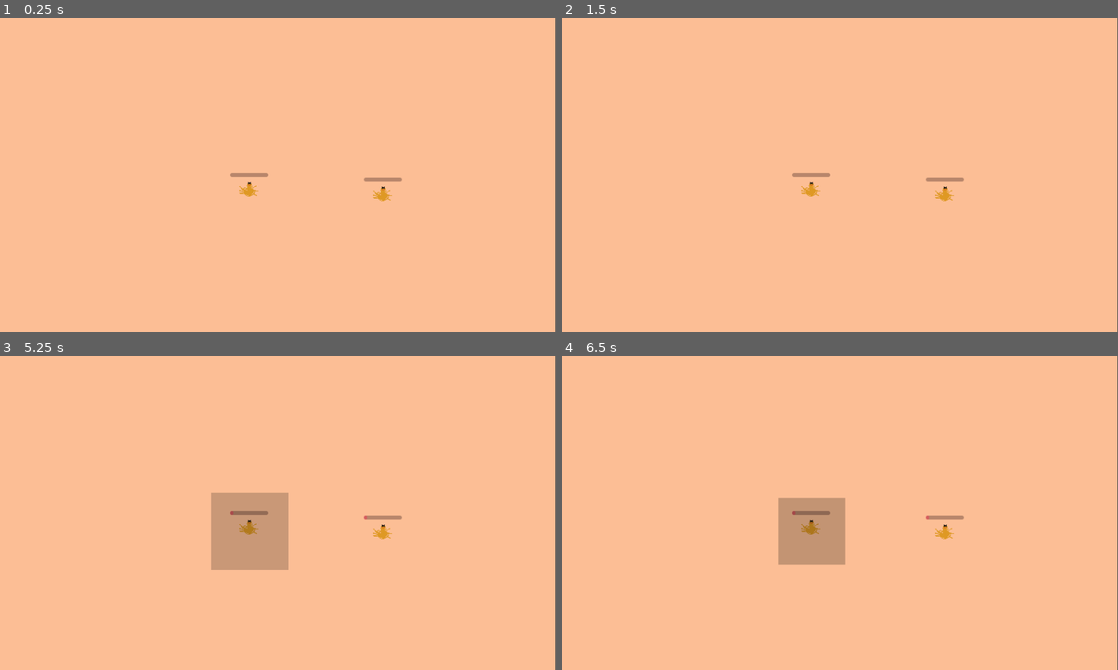
Above: before the commit, frames 1-4 (two rows, left to right).
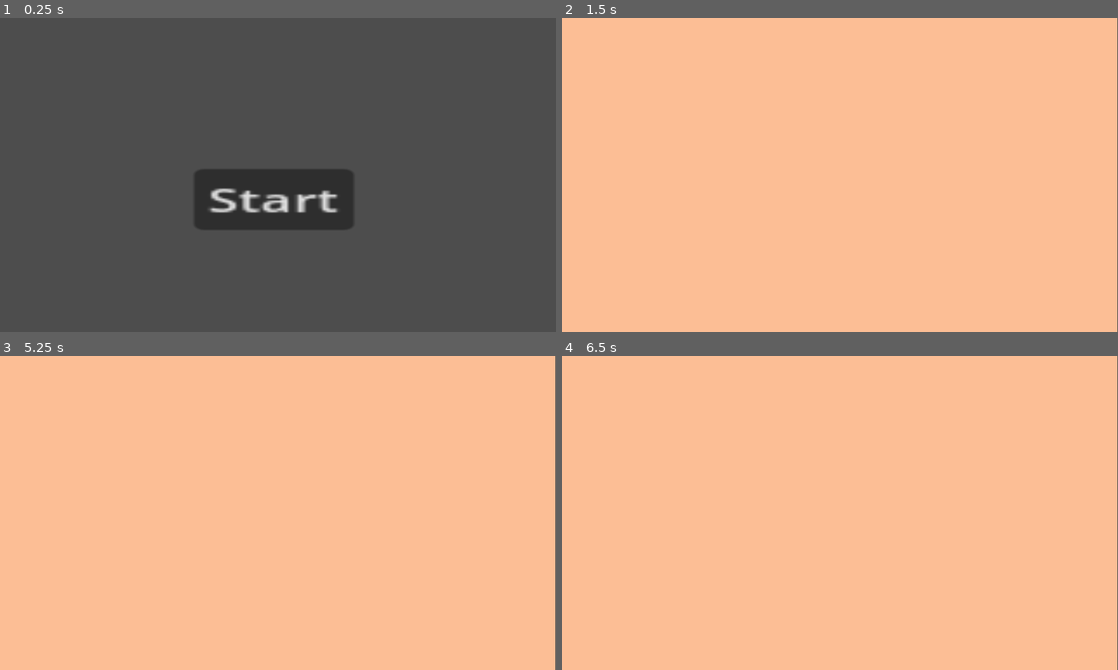
Above: after the commit, the same moments.

Repository: Topech/tick-souls
Game: Godot game, scene res://main.tscn
The game is run twice, just before and just after one commit, with the same random seed, the same clock (stepped at 60 frames per second) and the same inputs.
Inputs (mouse positions are in pixels of both pictures, inside the frame that each line leads up to):
- Up to frame 1 (0.25 s): no input
- Up to frame 2 (1.5 s): click (834, 200) at 0.5 s, where only the run after the commit has a clickable "Start"; tap Enter at 1.25 s
- Up to frame 3 (5.25 s): tap Space at 2, 3.5, 5 s; tap Enter at 2.75, 4.25 s
- Up to frame 4 (6.5 s): no input

The runs differ from the first frame. In frame 1, 100% of the frame differs, in the area x 0-100%, y 0-100%; in frame 2, 0.4%; in frame 3, 3.6%; in frame 4, 2.7%.
Error after the commit: Invalid access of index '-1.0' on a base object of type: 'Array'. (res://root_scenes/round/round.gd:22)

Commit message:
tmp: detect controllers and spawn players as needed

Diff:
--- a/controller_detector.gd
+++ b/controller_detector.gd
@@ -5,4 +5,5 @@
 	if event is InputEventJoypadButton and not event.device in Global.devices_detected:
 		Global.devices_detected.append(event.device)
 		var player = PlayerInputDevices.next_player()
-		PlayerInputDevices.set_players_device(player, event.device)
+		if player != Global.players.NO_PLAYER:
+			PlayerInputDevices.set_players_device(player, event.device)
--- a/global/global.gd
+++ b/global/global.gd
@@ -3,8 +3,11 @@
 var devices_detected: Array[int] = []
 
 enum players {
+	NO_PLAYER=0,
 	PLAYER_1=1,
 	PLAYER_2,
 	PLAYER_3,
 	PLAYER_4
 }
+
+var all_players = Array(Global.players.values()).filter(func(x): return x != Global.players.NO_PLAYER)
--- a/global/player_input_devices.gd
+++ b/global/player_input_devices.gd
@@ -1,26 +1,32 @@
 extends Node
+
+
+const INVALID_DEVICE = 120
 
 
 var _player_device_lookup = {}
 
 
-func get_players_device(player: Global.players) -> Variant:
-	return _player_device_lookup.get(player, null)
+func get_players_device(player: Global.players) -> int:
+	return _player_device_lookup.get(player, INVALID_DEVICE)
 
 
 func set_players_device(player: Global.players, device_id: int) -> void:
-	_player_device_lookup.set(player, device_id)
+	if player != Global.players.NO_PLAYER:
+		_player_device_lookup.set(player, device_id)
 
 
 func next_player() -> Variant:
-	#var assigned_players = _player_device_lookup.keys()
-	#var all_players = Array(Global.players.values())
-	#var remaining_players = all_players.filter(func(x): not assigned_players.has(Global.players.)
-	#
-	#print(assigned_players)
-	#print(Global.players.values())
-	#print(remaining_players)
-	#
-	#remaining_players.sort()
-	#return remaining_players.front()
-	return Global.players.PLAYER_1
+	var assigned_players = _player_device_lookup.keys()
+	var remaining_players = Global.all_players.filter(func(x): return not assigned_players.has(x))
+
+	if not remaining_players.is_empty():
+		remaining_players.sort()
+		return remaining_players.front()
+	else:
+		return Global.players.NO_PLAYER
+
+
+func get_all_players() -> Array:
+	var all_players = _player_device_lookup.keys()
+	return all_players
--- a/main.gd
+++ b/main.gd
@@ -1,24 +1,10 @@
-extends Node2D
+extends Node
 
 
 
-func _ready() -> void:
-	$TweezerSpawnTimer.wait_time = 5
-	$TweezerSpawnTimer.start()
 
-
-func _on_tweezers_tweezed_player(player: Player) -> void:
-	player.tweeze()
-
-
-func _on_tweezers_failed(tweezer: Tweezers) -> void:
-	tweezer.queue_free()
-
-
-func _on_timer_timeout() -> void:
-	var tweezers = preload("res://tweezers/tweezers.tscn").instantiate()
-	tweezers.target_node = $Player1
-	add_child(tweezers)
-	tweezers.failed.connect(_on_tweezers_failed)
-	$TweezerSpawnTimer.wait_time = 10
-	#$TweezerSpawnTimer.start()
+func _on_main_menu_start_game() -> void:
+	var round = preload("res://root_scenes/round/round.tscn").instantiate()
+	add_child(round)
+	var main_menu = $MainMenu
+	remove_child(main_menu)
--- a/main.tscn
+++ b/main.tscn
@@ -1,56 +1,11 @@
-[gd_scene load_steps=7 format=3 uid="uid://ll1pmd436rgx"]
+[gd_scene load_steps=3 format=3 uid="uid://03xm4jacqy08"]
 
-[ext_resource type="Script" uid="uid://c3s7xjasqsoxb" path="res://main.gd" id="1_h2yge"]
-[ext_resource type="PackedScene" uid="uid://bkr5pvw2bknjq" path="res://player/player.tscn" id="1_ig7tw"]
-[ext_resource type="Script" uid="uid://bngwc846ablmb" path="res://controller_detector.gd" id="2_h2yge"]
+[ext_resource type="Script" uid="uid://bnudllfry4dfd" path="res://main.gd" id="1_h2yge"]
+[ext_resource type="PackedScene" uid="uid://c8nfxa5msculm" path="res://root_scenes/main_menu/main_menu.tscn" id="1_ig7tw"]
 
-[sub_resource type="CanvasTexture" id="CanvasTexture_ig7tw"]
-
-[sub_resource type="RectangleShape2D" id="RectangleShape2D_0xm2m"]
-size = Vector2(20, 480)
-
-[sub_resource type="RectangleShape2D" id="RectangleShape2D_h2yge"]
-size = Vector2(885, 20)
-
-[node name="Main" type="Node2D"]
+[node name="Main" type="Node"]
 script = ExtResource("1_h2yge")
 
-[node name="ControllerDetector" type="Node" parent="."]
-script = ExtResource("2_h2yge")
+[node name="MainMenu" parent="." instance=ExtResource("1_ig7tw")]
 
-[node name="CrapSkinColour" type="TextureRect" parent="."]
-modulate = Color(0.988033, 0.746327, 0.584283, 1)
-offset_right = 847.0
-offset_bottom = 481.0
-texture = SubResource("CanvasTexture_ig7tw")
-
-[node name="Wall" type="StaticBody2D" parent="."]
-
-[node name="CollisionShape2D" type="CollisionShape2D" parent="Wall"]
-position = Vector2(-8, 241)
-shape = SubResource("RectangleShape2D_0xm2m")
-
-[node name="CollisionShape2D2" type="CollisionShape2D" parent="Wall"]
-position = Vector2(855, 241)
-shape = SubResource("RectangleShape2D_0xm2m")
-
-[node name="CollisionShape2D3" type="CollisionShape2D" parent="Wall"]
-position = Vector2(424.5, -6)
-shape = SubResource("RectangleShape2D_h2yge")
-
-[node name="CollisionShape2D4" type="CollisionShape2D" parent="Wall"]
-position = Vector2(426, 487)
-shape = SubResource("RectangleShape2D_h2yge")
-
-[node name="TweezerSpawnTimer" type="Timer" parent="."]
-wait_time = 9.95
-autostart = true
-
-[node name="Player1" parent="." instance=ExtResource("1_ig7tw")]
-position = Vector2(380, 270)
-
-[node name="Player2" parent="." instance=ExtResource("1_ig7tw")]
-position = Vector2(584, 277)
-device_id = 1
-
-[connection signal="timeout" from="TweezerSpawnTimer" to="." method="_on_timer_timeout"]
+[connection signal="start_game" from="MainMenu" to="." method="_on_main_menu_start_game"]
--- a/player/player.gd
+++ b/player/player.gd
@@ -1,11 +1,12 @@
 class_name Player extends Node2D
 
 
-@export var device_id: int
+# contoller support
+@export var player_id := Global.players.NO_PLAYER
+@onready var device_id: int = PlayerInputDevices.get_players_device(player_id)
 
-
-
-@onready var metrics = $PlayerMetrics.PlayerMetrics.new()
+# data structures
+@onready var metrics = PlayerMetrics.new()
 
 # control nodes
 @onready var walk_event = $WalkEvent
@@ -19,7 +20,6 @@
 
 # ui nodes
 @onready var blood_bar = $BloodProgressBar
-
 
 
 func _process(delta: float) -> void:
--- a/player/player.tscn
+++ b/player/player.tscn
@@ -1,10 +1,9 @@
-[gd_scene load_steps=15 format=3 uid="uid://bkr5pvw2bknjq"]
+[gd_scene load_steps=14 format=3 uid="uid://bkr5pvw2bknjq"]
 
 [ext_resource type="Script" uid="uid://btblkgunmjv2b" path="res://player/player.gd" id="1_rkbax"]
 [ext_resource type="PackedScene" uid="uid://cqydmebpscy8v" path="res://input/input_direction.tscn" id="2_g1dw6"]
 [ext_resource type="Texture2D" uid="uid://dodjoysp3vick" path="res://assets/basic_tick.png" id="2_g6k8r"]
 [ext_resource type="Script" uid="uid://kod7kr5fsols" path="res://player/visual_body_2d.gd" id="3_2ieo8"]
-[ext_resource type="PackedScene" uid="uid://dyxeyuyf5ob24" path="res://player/player_metrics.tscn" id="3_g1dw6"]
 [ext_resource type="Script" uid="uid://rikx34kyj34c" path="res://player/roll_event.gd" id="7_8t03j"]
 [ext_resource type="Script" uid="uid://cmdbn34ujm0yj" path="res://player/walk_event.gd" id="8_hg6s5"]
 [ext_resource type="Script" uid="uid://cf2mh5mh8xog4" path="res://player/roll_effect.gd" id="8_rgyib"]
@@ -24,8 +23,6 @@
 [node name="MovementCollision2d" type="CollisionShape2D" parent="."]
 position = Vector2(-0.5, -7)
 shape = SubResource("RectangleShape2D_kqu6x")
-
-[node name="PlayerMetrics" parent="." instance=ExtResource("3_g1dw6")]
 
 [node name="VisualBody2d" type="StaticBody2D" parent="."]
 position = Vector2(0, -7)
--- a/player/player_metrics.gd
+++ b/player/player_metrics.gd
@@ -1,11 +1,11 @@
-extends Node
+class_name PlayerMetrics extends Node
 
-class PlayerMetrics:
-	var health: int
-	var speed: int
-	var blood: float
 
-	func _init(health_override: int = 100, speed_override: int = 100) -> void:
-		health = health_override
-		speed = speed_override
-		blood = 0
+var health: int
+var speed: int
+var blood: float
+
+func _init(health_override: int = 100, speed_override: int = 100) -> void:
+	health = health_override
+	speed = speed_override
+	blood = 0
--- a/project.godot
+++ b/project.godot
@@ -11,7 +11,7 @@
 [application]
 
 config/name="Tickslap"
-run/main_scene="uid://ll1pmd436rgx"
+run/main_scene="uid://03xm4jacqy08"
 config/features=PackedStringArray("4.4", "GL Compatibility")
 config/icon="res://icon.svg"
 
--- /dev/null
+++ b/root_scenes/main_menu/main_menu.gd
@@ -0,0 +1,6 @@
+extends Control
+
+signal start_game
+
+func _on_button_pressed() -> void:
+	start_game.emit()
--- /dev/null
+++ b/root_scenes/main_menu/main_menu.tscn
@@ -0,0 +1,27 @@
+[gd_scene load_steps=3 format=3 uid="uid://c8nfxa5msculm"]
+
+[ext_resource type="Script" uid="uid://bqle7g5rho6gu" path="res://root_scenes/main_menu/main_menu.gd" id="1_56bkm"]
+[ext_resource type="Script" uid="uid://bngwc846ablmb" path="res://controller_detector.gd" id="2_u4xch"]
+
+[node name="MainMenu" type="Control"]
+layout_mode = 3
+anchors_preset = 15
+anchor_right = 1.0
+anchor_bottom = 1.0
+grow_horizontal = 2
+grow_vertical = 2
+script = ExtResource("1_56bkm")
+
+[node name="Node" type="Node" parent="."]
+script = ExtResource("2_u4xch")
+
+[node name="Button" type="Button" parent="."]
+layout_mode = 0
+offset_left = 296.0
+offset_top = 231.0
+offset_right = 342.0
+offset_bottom = 262.0
+scale = Vector2(5.297, 3)
+text = "Start"
+
+[connection signal="pressed" from="Button" to="." method="_on_button_pressed"]
--- /dev/null
+++ b/root_scenes/round/player_container.gd
@@ -0,0 +1,8 @@
+extends Node
+
+
+func get_player_by_id(player_id: Global.players) -> Variant:
+	for child in get_children():
+		if child is Player and child.player_id == player_id:
+			return child
+	return null
--- /dev/null
+++ b/root_scenes/round/player_spawner.gd
@@ -0,0 +1,12 @@
+extends Node
+
+
+@onready var player_container = $PlayerContainer
+
+
+func _ready() -> void:
+	for player_id in PlayerInputDevices.get_all_players():
+		var player = preload("res://player/player.tscn").instantiate()
+		player.player_id = player_id
+		player.global_position = $PlayerSpawn1.global_position
+		player_container.add_child(player)
--- /dev/null
+++ b/root_scenes/round/round.gd
@@ -0,0 +1,29 @@
+extends Node2D
+
+
+@onready var player_container = $PlayerSpawner/PlayerContainer
+
+
+func _ready() -> void:
+	$TweezerSpawnTimer.wait_time = 5
+	$TweezerSpawnTimer.start()
+
+
+func _on_tweezers_tweezed_player(player: Player) -> void:
+	player.tweeze()
+
+
+func _on_tweezers_failed(tweezer: Tweezers) -> void:
+	tweezer.queue_free()
+
+
+func _on_timer_timeout() -> void:
+	var tweezers = preload("res://tweezers/tweezers.tscn").instantiate()
+	var player_id = PlayerInputDevices.get_all_players()[
+		round(randf() * len(PlayerInputDevices.get_all_players()) - 1)
+	]
+	tweezers.target_node = $PlayerSpawner/PlayerContainer.get_player_by_id(player_id)
+	add_child(tweezers)
+	tweezers.failed.connect(_on_tweezers_failed)
+	$TweezerSpawnTimer.wait_time = 10
+	#$TweezerSpawnTimer.start()
--- /dev/null
+++ b/root_scenes/round/round.tscn
@@ -0,0 +1,64 @@
+[gd_scene load_steps=7 format=3 uid="uid://ll1pmd436rgx"]
+
+[ext_resource type="Script" uid="uid://c3s7xjasqsoxb" path="res://root_scenes/round/round.gd" id="1_v6yer"]
+[ext_resource type="Script" uid="uid://7vw62jfhqglr" path="res://root_scenes/round/player_spawner.gd" id="2_j0dvr"]
+[ext_resource type="Script" uid="uid://pse7mut484yx" path="res://root_scenes/round/player_container.gd" id="3_y8in6"]
+
+[sub_resource type="CanvasTexture" id="CanvasTexture_ig7tw"]
+
+[sub_resource type="RectangleShape2D" id="RectangleShape2D_0xm2m"]
+size = Vector2(20, 480)
+
+[sub_resource type="RectangleShape2D" id="RectangleShape2D_h2yge"]
+size = Vector2(885, 20)
+
+[node name="Round" type="Node2D"]
+script = ExtResource("1_v6yer")
+
+[node name="CrapSkinColour" type="TextureRect" parent="."]
+modulate = Color(0.988033, 0.746327, 0.584283, 1)
+offset_right = 847.0
+offset_bottom = 481.0
+texture = SubResource("CanvasTexture_ig7tw")
+
+[node name="Wall" type="StaticBody2D" parent="."]
+
+[node name="CollisionShape2D" type="CollisionShape2D" parent="Wall"]
+position = Vector2(-8, 241)
+shape = SubResource("RectangleShape2D_0xm2m")
+
+[node name="CollisionShape2D2" type="CollisionShape2D" parent="Wall"]
+position = Vector2(855, 241)
+shape = SubResource("RectangleShape2D_0xm2m")
+
+[node name="CollisionShape2D3" type="CollisionShape2D" parent="Wall"]
+position = Vector2(424.5, -6)
+shape = SubResource("RectangleShape2D_h2yge")
+
+[node name="CollisionShape2D4" type="CollisionShape2D" parent="Wall"]
+position = Vector2(426, 487)
+shape = SubResource("RectangleShape2D_h2yge")
+
+[node name="TweezerSpawnTimer" type="Timer" parent="."]
+wait_time = 9.95
+autostart = true
+
+[node name="PlayerSpawner" type="Node" parent="."]
+script = ExtResource("2_j0dvr")
+
+[node name="PlayerContainer" type="Node" parent="PlayerSpawner"]
+script = ExtResource("3_y8in6")
+
+[node name="PlayerSpawn1" type="Marker2D" parent="PlayerSpawner"]
+position = Vector2(107, 97)
+
+[node name="PlayerSpawn2" type="Marker2D" parent="PlayerSpawner"]
+position = Vector2(646, 96)
+
+[node name="PlayerSpawn3" type="Marker2D" parent="PlayerSpawner"]
+position = Vector2(110, 348)
+
+[node name="PlayerSpawn4" type="Marker2D" parent="PlayerSpawner"]
+position = Vector2(658, 358)
+
+[connection signal="timeout" from="TweezerSpawnTimer" to="." method="_on_timer_timeout"]
Not shown, changed: main.gd.uid
Not shown, added: root_scenes/main_menu/main_menu.gd.uid
Not shown, added: root_scenes/round/player_container.gd.uid
Not shown, added: root_scenes/round/player_spawner.gd.uid
Not shown, added: root_scenes/round/round.gd.uid
